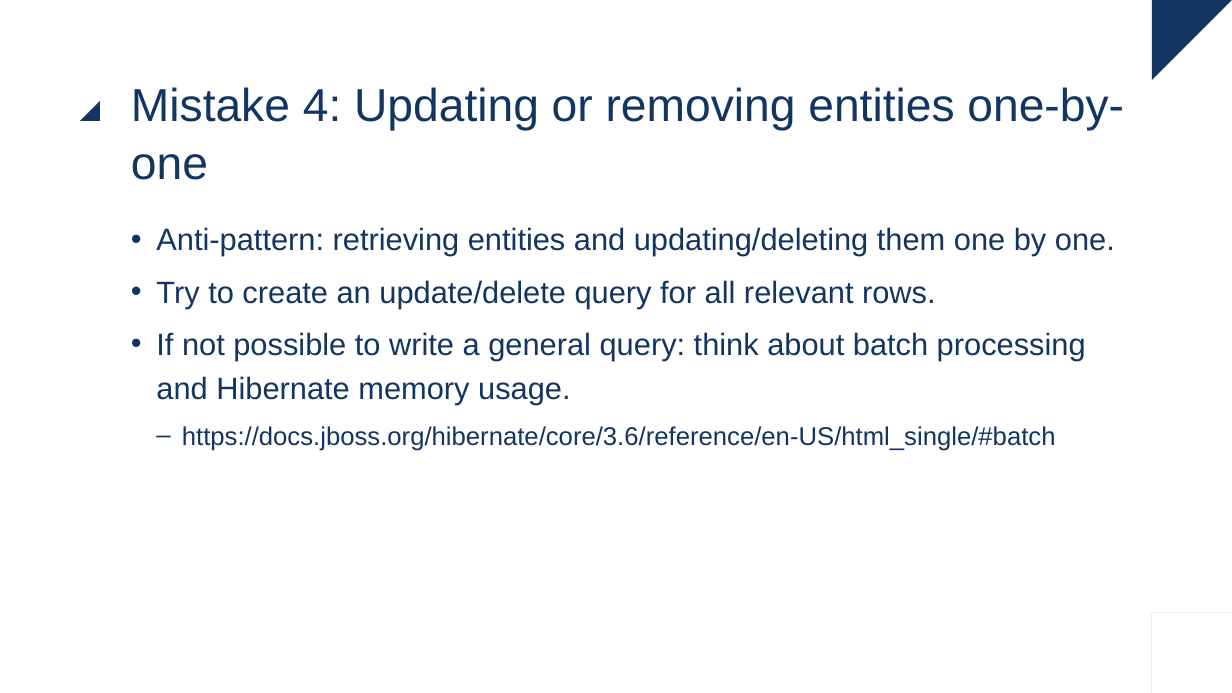
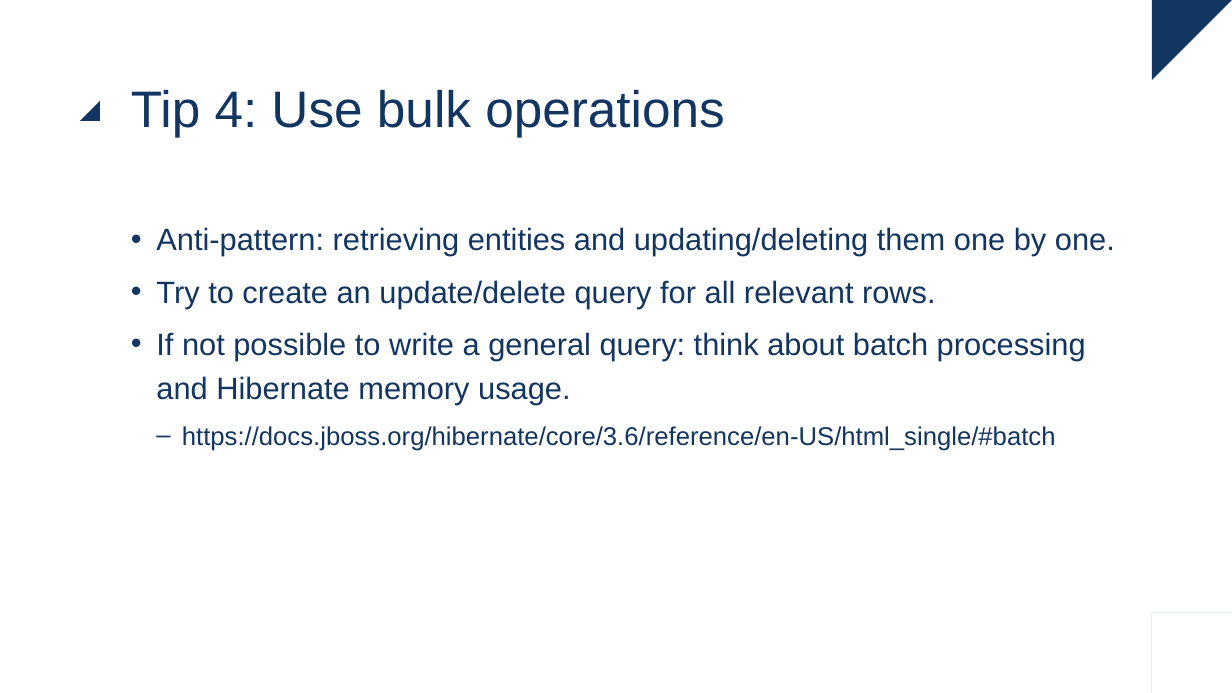
Before and after one commit to raoulvdberge/jpa-with-hibernate, a slide deck: slide 45 of slides.pptx. Drawn at 1232x693 pixels with LibreOffice and Linux fonts; fonts in the diff are those of the drawing. Boxes give left, top, right and bottom in pixels: in the first picture for what was removed or moved away, otherwise in the second. Text is boxed around its words. In the diff, an @@ line names an element or a change of style, - is before the commit and + after.

Commit message:
Use "Tip" language instead of "Mistake" on "Performance tips and common mistakes"

```diff
--- a/slides.pptx
+++ b/slides.pptx
@@ title at (131,89,725,137): text changed; size 36 to 40 pt @@
-Mistake 4: Updating or removing entities one-by-one
+Tip 4: Use bulk operations
```
Also in this commit, not shown: 12 other slides changed, 1 other file.
